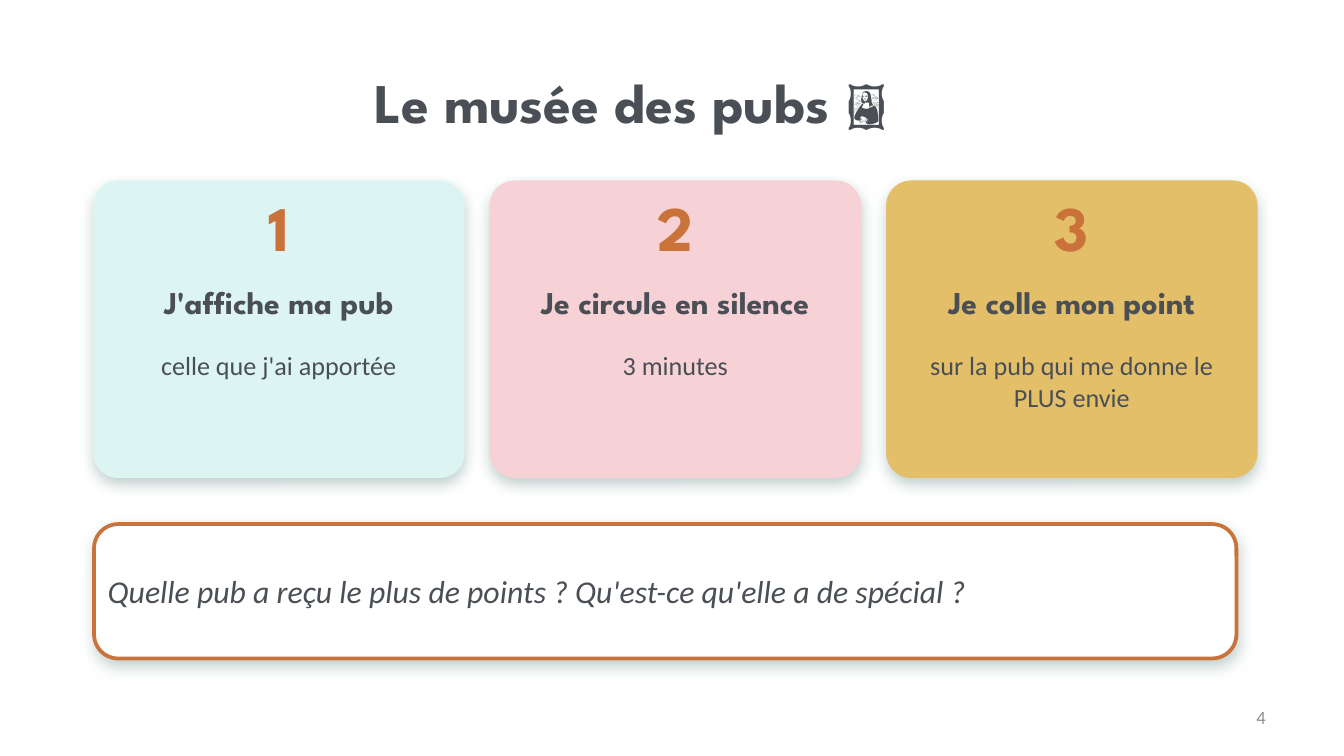
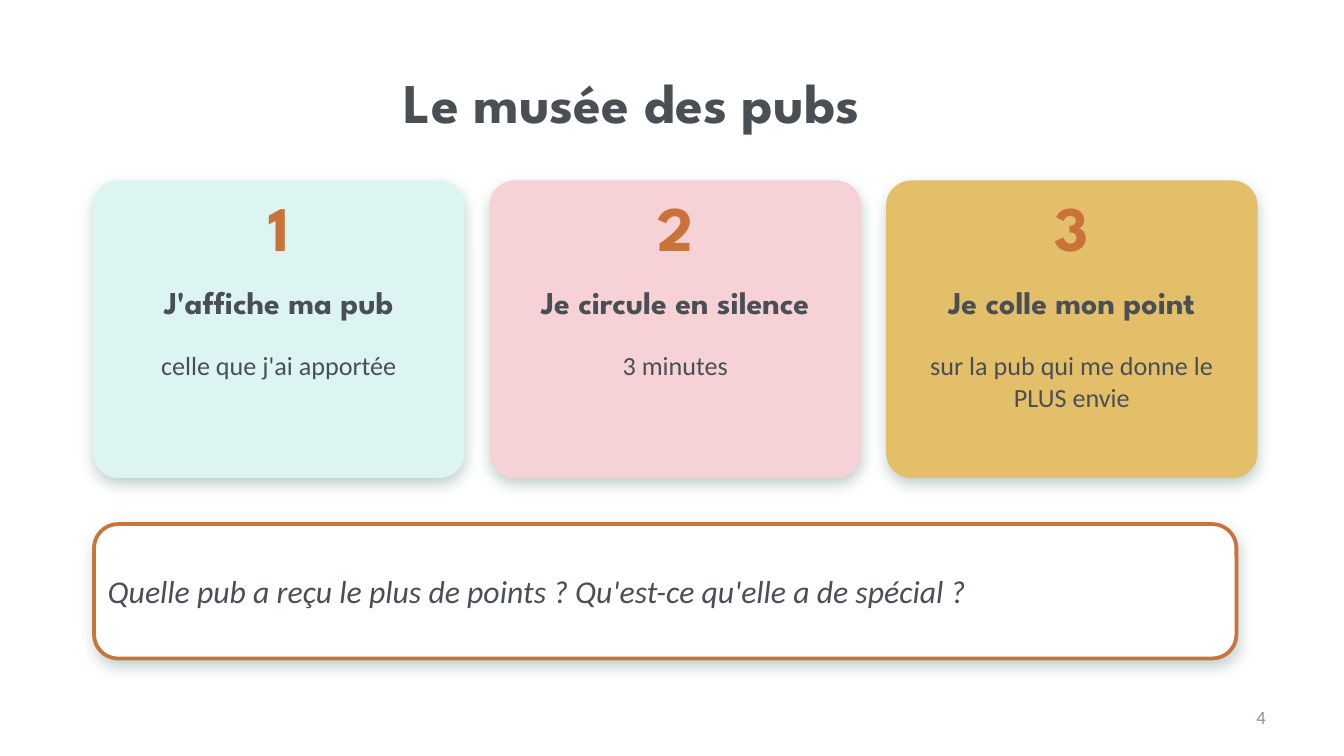
Before and after one commit to isabellepedneault111-ai/Chat-, a slide deck: slide 4 of PPS_Consommation_Hub_Teams/Lecons/2026-10-20_Mardi_Detectives-de-la-pub/1_Diaporama_Grand-groupe.pptx. Drawn at 1344x756 pixels with LibreOffice and Linux fonts; fonts in the diff are those of the drawing; background and template pictures are left out. Boxes give left, top, right and bottom in pixels: in the first picture for what was removed or moved away, otherwise in the second. Text is boxed around its words. In the diff, an @@ line names an element or a change of style, - is before the commit and + after.

```diff
--- a/PPS_Consommation_Hub_Teams/Lecons/2026-10-20_Mardi_Detectives-de-la-pub/1_Diaporama_Grand-groupe.pptx
+++ b/PPS_Consommation_Hub_Teams/Lecons/2026-10-20_Mardi_Detectives-de-la-pub/1_Diaporama_Grand-groupe.pptx
@@ title at [404,84,859,135]: text changed @@
-Le musée des pubs 🖼️
+Le musée des pubs
```
Also in this commit, not shown: 8 other slides changed, 2 slides removed, 15 other files.
